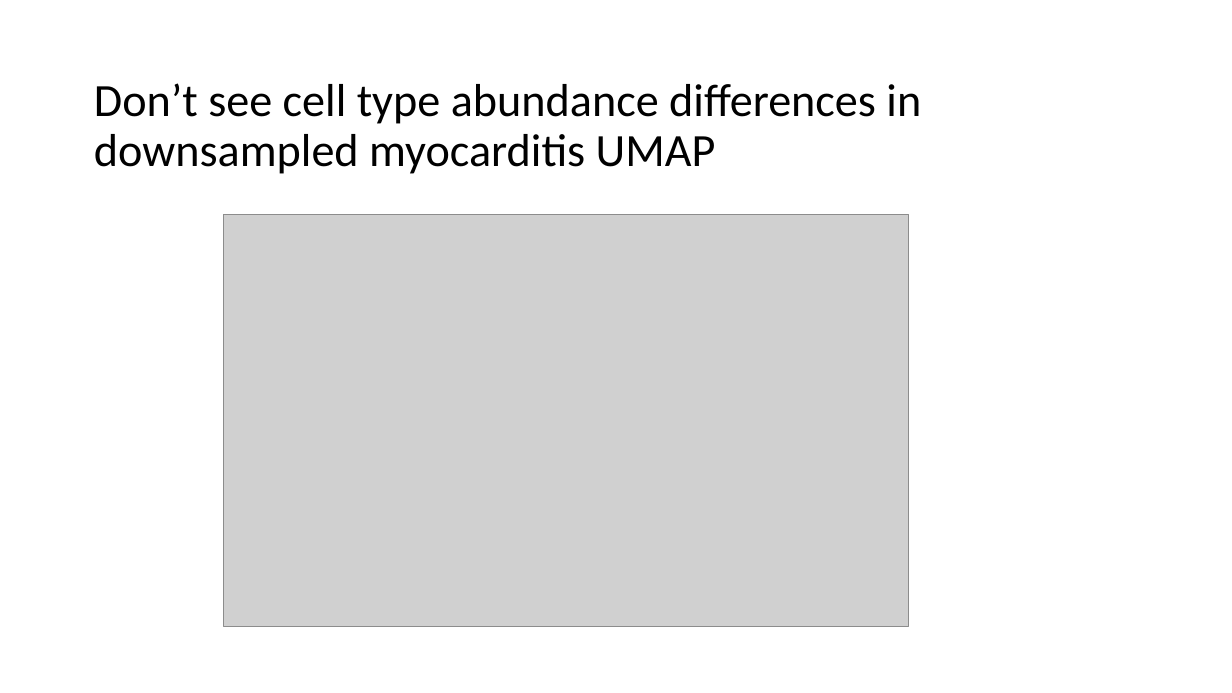
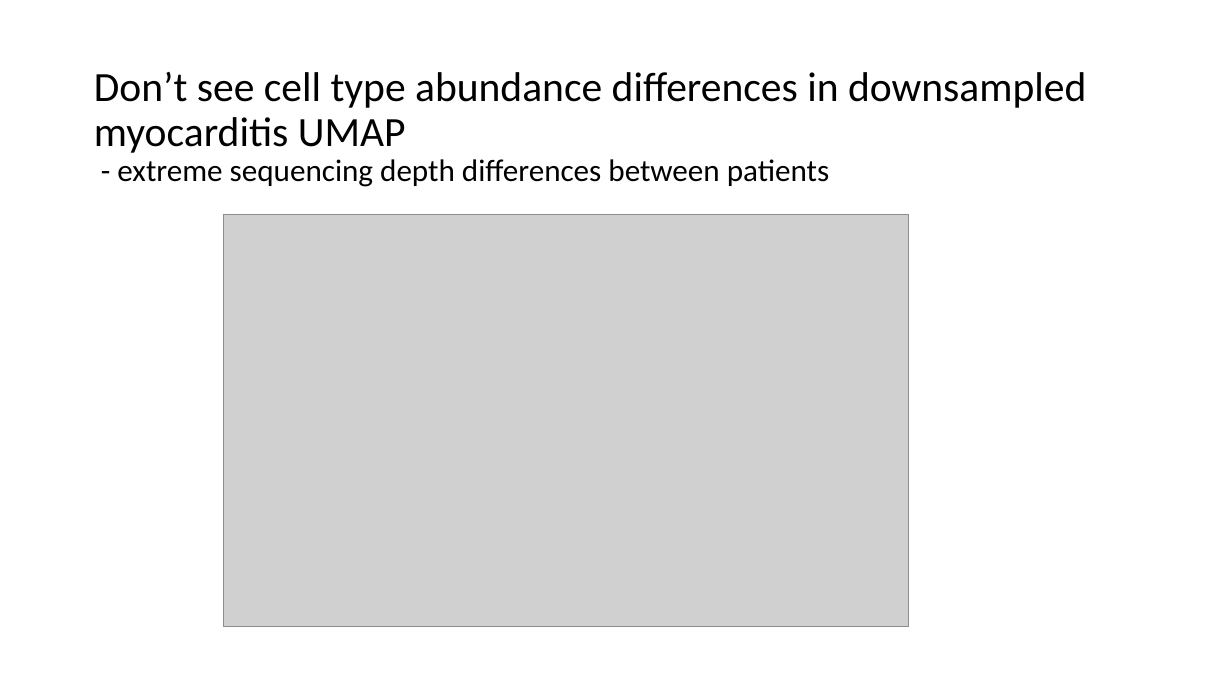
Before and after one commit to tybottorff/bottorffdocs, a slide deck: slide 11 of linsley_postdoc/presentations/weekly_meetings/1_11_24.pptx (slide 9 before the commit). Drawn at 1232x693 pixels with LibreOffice and Linux fonts; fonts in the diff are those of the drawing; grey boxes stand for pictures. Boxes give left, top, right and bottom in pixels: in the first picture for what was removed or moved away, otherwise in the second. Text is boxed around its words. In the diff, an @@ line names an element or a change of style, - is before the commit and + after.

```diff
--- a/linsley_postdoc/presentations/weekly_meetings/1_11_24.pptx
+++ b/linsley_postdoc/presentations/weekly_meetings/1_11_24.pptx
@@ title at bbox=[94, 72, 1086, 187]: text changed; size 36 to 32.4 pt @@
-Don’t see cell type abundance differences in downsampled myocarditis UMAP
+Don’t see cell type abundance differences in downsampled myocarditis UMAP
+- extreme sequencing depth differences between patients
```
Also in this commit, not shown: 6 other slides changed, 4 slides added.
